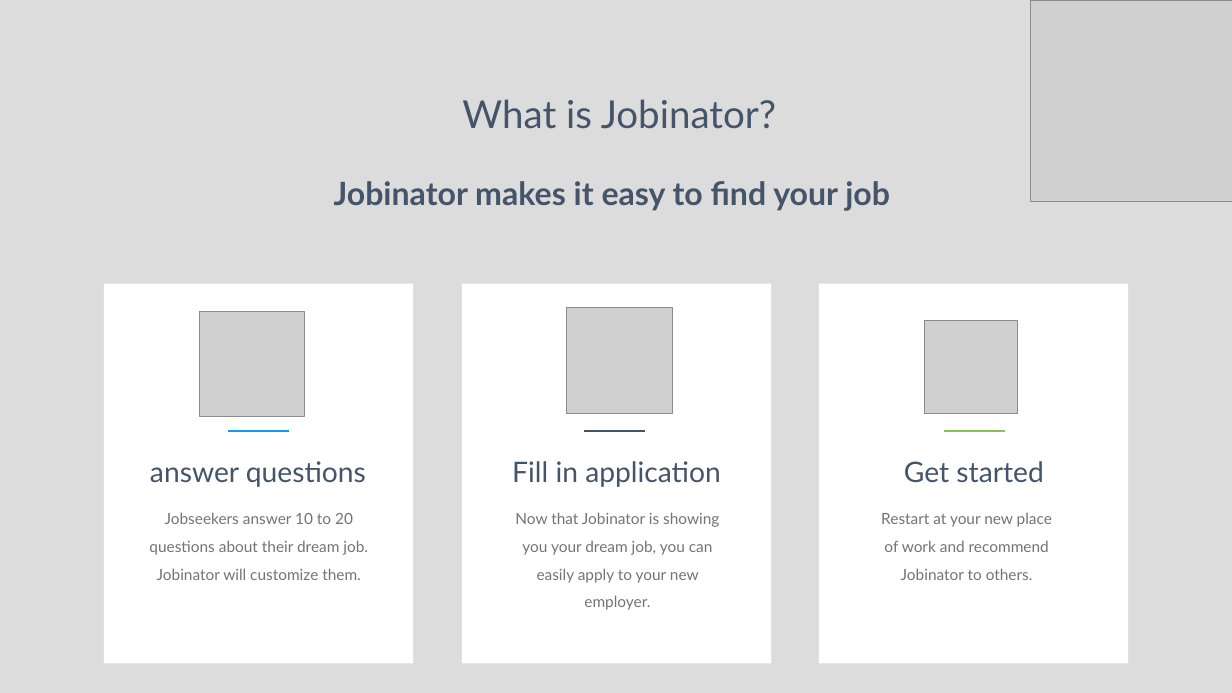
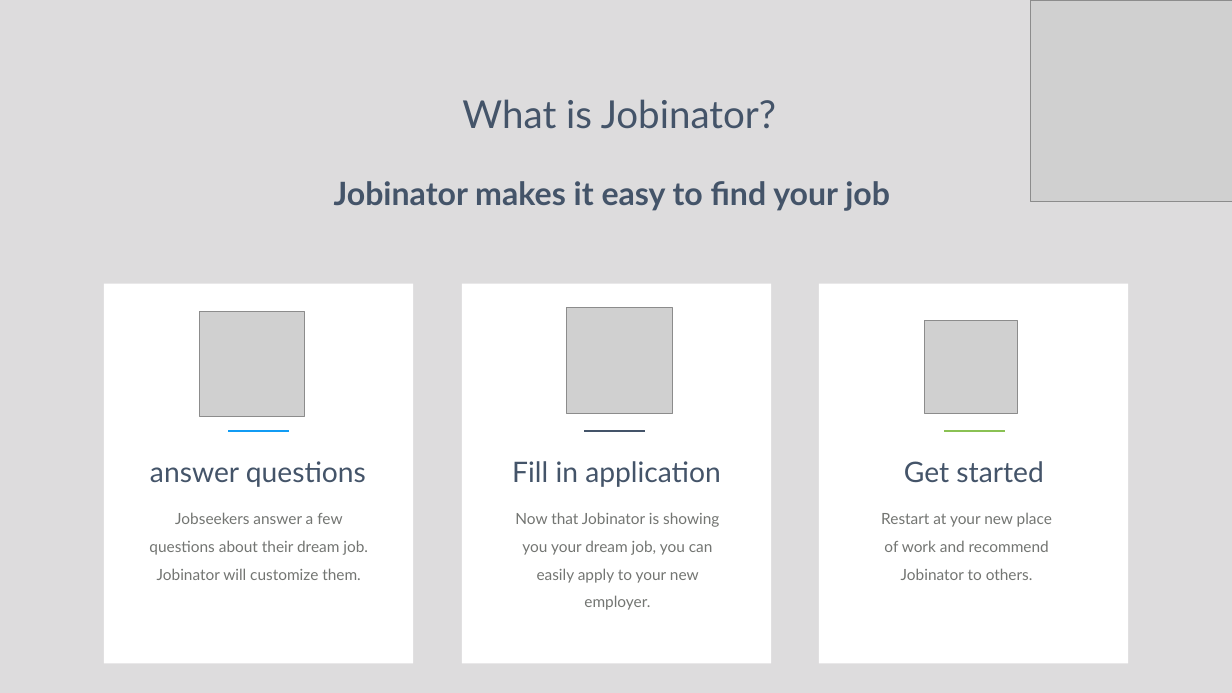
Before and after one commit to pandermatt/Jobinator-Website, a slide deck: slide 4 of Presentation/Projektidee Präsentation_Entwurf_01.pptx. Drawn at 1232x693 pixels with LibreOffice and Linux fonts; fonts in the diff are those of the drawing; grey boxes stand for pictures; background and template pictures are left out. Boxes give left, top, right and bottom in pixels: in the first picture for what was removed or moved away, otherwise in the second. Text is boxed around its words. In the diff, an @@ line names an element or a change of style, - is before the commit and + after.

```diff
--- a/Presentation/Projektidee Präsentation_Entwurf_01.pptx
+++ b/Presentation/Projektidee Präsentation_Entwurf_01.pptx
@@ text at bbox=[149, 512, 368, 580]: text changed @@
-Jobseekers answer 10 to 20 questions about their dream job. Jobinator will customize them.
+Jobseekers answer a few questions about their dream job. Jobinator will customize them.
```
Also in this commit, not shown: 1 other file.
